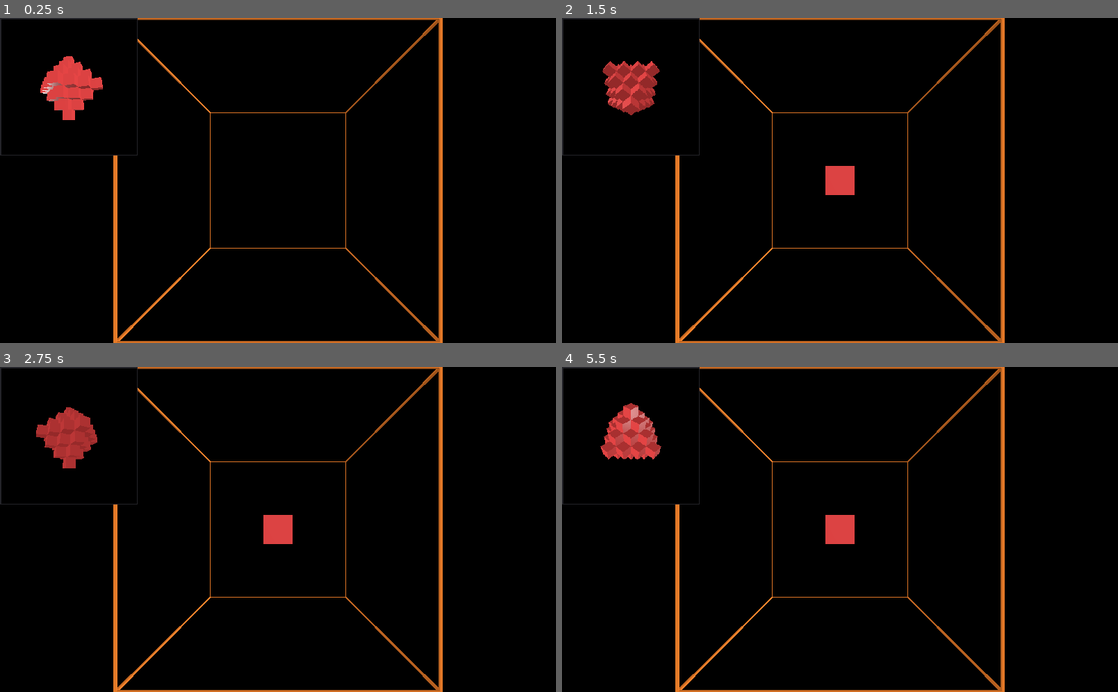
Above: before the commit, frames 1-4 (two rows, left to right).
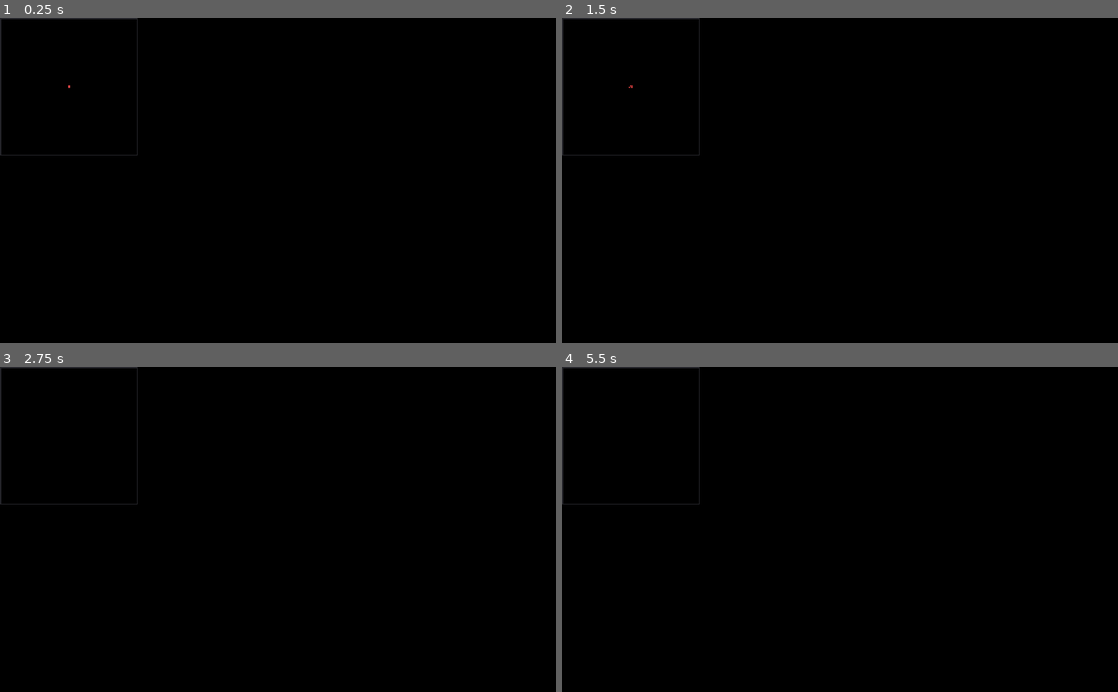
Above: after the commit, the same moments.

Repository: voxelv/blockbeat
Game: Godot game, scene res://main/main.tscn
Same seed, same stepped clock (60 frames per second), same inputs: the game is played once before the commit and once after it.
Inputs (mouse positions are in pixels of both pictures, inside the frame that each line leads up to):
- Up to frame 1 (0.25 s): no input
- Up to frame 2 (1.5 s): tap Enter (ui_accept) at 0.5, 0.77, 1.07 s; move the mouse to (962, 164) at 0.52 s; hold Down (cam_down) 0.53-1.28 s; click (962, 164) at 0.67 s; tap Up (cam_up) at 0.8, 1.35 s; move the mouse to (728, 196) at 1.27 s; click (728, 196) at 1.42 s
- Up to frame 3 (2.75 s): tap Enter (ui_accept) at 1.52, 1.55, 1.82, 2.1 s; move the mouse to (333, 458) at 2.02 s; hold Down (cam_down) from 2.03 s (still down); click (333, 458) at 2.17 s
- Up to frame 4 (5.5 s): move the mouse to (812, 594) at 2.77 s; release Down (cam_down) at 2.78 s; tap Down (cam_down) at 2.85, 4.55 s; click (812, 594) at 2.92 s; tap Enter (ui_accept) at 3.02, 3.32, 3.77, 3.8, 4.07, 4.52, 4.82 s; tap Up (cam_up) at 3.05 s; move the mouse to (1006, 578) at 3.52 s; hold Left (cam_left) 3.53-4.28 s; click (1006, 578) at 3.67 s; move the mouse to (673, 480) at 4.27 s; tap Right (cam_right) at 4.35 s; click (673, 480) at 4.42 s; move the mouse to (867, 529) at 5.02 s; hold Up (cam_up) from 5.03 s (still down); click (867, 529) at 5.17 s

The runs differ from the first frame. In frame 1, 4.0% of the frame differs, in the area x 7-80%, y 0-100%; in frame 2, 4.4%; in frame 3, 4.4%; in frame 4, 4.5%, in the area x 6-80%, y 0-100%.

Commit message:
bounce-in and bounce-out of goal shape

Diff:
--- a/src/main/goal_shape/goal_camera.gd
+++ b/src/main/goal_shape/goal_camera.gd
@@ -7,7 +7,7 @@
 export (float) var min_zoom = 0.4
 export (float, 0.05, 1.0) var zoom_speed = 0.2
 
-var zoom = (max_zoom - min_zoom) / 2.0 + min_zoom
+export (float) var zoom = (max_zoom - min_zoom) / 2.0 + min_zoom
 
 var time_acc = 0
 
--- a/src/main/main.gd
+++ b/src/main/main.gd
@@ -6,14 +6,19 @@
 onready var player_shape = find_node("player_shape") as _shape_manager_pre
 onready var goal_camera = find_node("goal_camera") as _goal_camera_pre
 onready var boundary = find_node("boundary") as _boundary_pre
+onready var animation = find_node("animation") as AnimationPlayer
+
+var size_to_set = shapes_lib.SIZE.THREE
 
 func _ready():
 	randomize()
+	animation.connect("animation_finished", self, "_on_animation_finished")
 	next_shape()
 	player_shape.connect("cubes_changed", self, "_on_player_shape_cubes_changed")
 
 func _process(delta):
-	pass
+	if Input.is_action_just_pressed("ui_accept"):
+		next_shape()
 
 func _on_player_shape_cubes_changed():
 	if shapes_lib.shapes_match(player_shape.cubes.keys(), goal_shape.cubes.keys()):
@@ -21,9 +26,18 @@
 		player_shape.set_shape(shapes_lib.NULL_SHAPE)
 
 func next_shape():
-	var size = shapes_lib.SIZE.values()[randi() % (shapes_lib.SIZE.keys().size()-1) + 1]
-	var shape_list = shapes_lib.shapes[size]
-	var shape_data = shape_list[shape_list.keys()[randi() % len(shape_list.keys())]]
-	goal_shape.set_shape(shape_data)
-	goal_camera.set_zoom_for_size(size)
-	boundary.set_side_len({shapes_lib.SIZE.THREE:3, shapes_lib.SIZE.FIVE:5, shapes_lib.SIZE.SEVEN:7}[size])
+	player_shape.disable_input()
+	animation.play("goal_cam_down")
+#	boundary.set_side_len({shapes_lib.SIZE.THREE:3, shapes_lib.SIZE.FIVE:5, shapes_lib.SIZE.SEVEN:7}[size])
+
+func _on_animation_finished(anim_name:String):
+	if anim_name == "goal_cam_down":
+		var size = shapes_lib.SIZE.values()[randi() % (shapes_lib.SIZE.keys().size()-1) + 1]
+		var shape_list = shapes_lib.shapes[size]
+		var shape_data = shape_list[shape_list.keys()[randi() % len(shape_list.keys())]]
+		animation.play("goal_cam_up")
+		goal_shape.set_shape(shape_data)
+		size_to_set = size
+	elif anim_name == "goal_cam_up":
+		goal_camera.set_zoom_for_size(size_to_set)
+		player_shape.enable_input()
--- a/src/main/main.tscn
+++ b/src/main/main.tscn
@@ -11,6 +11,36 @@
 [ext_resource path="res://main/goal_shape/goal_shape.tscn" type="PackedScene" id=9]
 
 [sub_resource type="World" id=1]
+
+[sub_resource type="Animation" id=2]
+resource_name = "goal_cam_down"
+tracks/0/type = "value"
+tracks/0/path = NodePath("Control2/MarginContainer/Control/ViewportContainer/Viewport/Spatial/goal_camera:zoom")
+tracks/0/interp = 1
+tracks/0/loop_wrap = true
+tracks/0/imported = false
+tracks/0/enabled = true
+tracks/0/keys = {
+"times": PoolRealArray( 0, 1 ),
+"transitions": PoolRealArray( 1, 1 ),
+"update": 0,
+"values": [ 0.9, 50.0 ]
+}
+
+[sub_resource type="Animation" id=3]
+resource_name = "goal_cam_up"
+tracks/0/type = "value"
+tracks/0/path = NodePath("Control2/MarginContainer/Control/ViewportContainer/Viewport/Spatial/goal_camera:zoom")
+tracks/0/interp = 1
+tracks/0/loop_wrap = true
+tracks/0/imported = false
+tracks/0/enabled = true
+tracks/0/keys = {
+"times": PoolRealArray( 0, 1 ),
+"transitions": PoolRealArray( 1, 1 ),
+"update": 0,
+"values": [ 50.0, 0.9 ]
+}
 
 [node name="main" type="Node"]
 script = ExtResource( 1 )
@@ -27,12 +57,12 @@
 [node name="player_shape" parent="." instance=ExtResource( 5 )]
 
 [node name="boundary" parent="." instance=ExtResource( 6 )]
+visible = false
 
 [node name="WorldEnvironment" type="WorldEnvironment" parent="."]
 environment = ExtResource( 7 )
 
 [node name="Control2" type="Control" parent="."]
-editor/display_folded = true
 margin_right = 254.0
 margin_bottom = 254.0
 rect_min_size = Vector2( 254, 254 )
@@ -74,6 +104,7 @@
 [node name="Lighting" parent="Control2/MarginContainer/Control/ViewportContainer/Viewport/Spatial" instance=ExtResource( 3 )]
 
 [node name="goal_camera" parent="Control2/MarginContainer/Control/ViewportContainer/Viewport/Spatial" instance=ExtResource( 8 )]
+zoom = 0.9
 
 [node name="goal_shape" parent="Control2/MarginContainer/Control/ViewportContainer/Viewport/Spatial" instance=ExtResource( 9 )]
 
@@ -98,5 +129,9 @@
 margin_bottom = 44.0
 focus_mode = 0
 text = "-"
+
+[node name="animation" type="AnimationPlayer" parent="."]
+anims/goal_cam_down = SubResource( 2 )
+anims/goal_cam_up = SubResource( 3 )
 [connection signal="pressed" from="Control2/MarginContainer/Control/VBoxContainer/increase_zoom_button" to="Control2/MarginContainer/Control/ViewportContainer/Viewport/Spatial/goal_camera" method="_on_increase_zoom_button_pressed"]
 [connection signal="pressed" from="Control2/MarginContainer/Control/VBoxContainer/decrease_zoom_button" to="Control2/MarginContainer/Control/ViewportContainer/Viewport/Spatial/goal_camera" method="_on_decrease_zoom_button_pressed"]
--- a/src/main/player_shape/player_shape.gd
+++ b/src/main/player_shape/player_shape.gd
@@ -1,4 +1,6 @@
 extends "res://main/shape_manager.gd"
+
+var input_enabled = true
 
 func _process(delta):
 	if Input.is_action_just_pressed("show_shape"):
@@ -10,6 +12,8 @@
 		print(s)
 
 func _unhandled_input(event):
+	if not input_enabled:
+		return
 	if event is InputEventMouseButton:
 		if event.button_index == BUTTON_LEFT:
 			if !event.pressed:
@@ -19,6 +23,8 @@
 					register_cube_click_signal(new_cube, pos)
 
 func _on_cube_area_input_event(camera, event, click_position, click_normal, shape_idx, cube:Spatial, pos:Vector3):
+	if not input_enabled:
+		return
 	if event is InputEventMouseButton:
 		if event.button_index == BUTTON_LEFT:
 			if event.pressed:
@@ -31,6 +37,12 @@
 			if !event.pressed:
 				remove_cube(cube, null)
 
+func enable_input():
+	input_enabled = true
+
+func disable_input():
+	input_enabled = false
+
 func register_cube_click_signal(new_cube:Spatial, pos:Vector3):
 	if new_cube:
 		new_cube.find_node("area").connect("input_event", self, "_on_cube_area_input_event", [new_cube, pos])
--- a/src/util/autoload/shapes_lib.gd
+++ b/src/util/autoload/shapes_lib.gd
@@ -60,6 +60,12 @@
 #	SIZE.NINE: _shapes_9,
 }
 
+var test_shapes = {
+	SIZE.THREE:{0:[[0, 1, -1],[0, 1, 1],[1, 1, 1],[1, 1, 0],[1, 1, -1],[-1, 1, 1],[-1, 1, 0],[-1, 1, -1],[-1, 0, 1],[-1, -1, 1],[0, -1, 1],[1, -1, 1],[-1, -1, 0],[-1, -1, -1],[-1, 0, -1],[0, -1, -1],[1, -1, -1],[1, -1, 0],[1, 0, 1],[1, 0, -1]]},
+	SIZE.FIVE:{0:[[2, 2, 0],[2, 2, 1],[2, 2, 2],[2, 2, -1],[2, 2, -2],[1, 2, -2],[0, 2, -2],[-1, 2, -2],[-2, 2, -2],[1, 2, 2],[0, 2, 2],[-1, 2, 2],[-2, 2, 2],[-2, 2, 1],[-2, 2, 0],[-2, 2, -1],[2, -2, 0],[2, -2, -1],[2, -2, -2],[2, -2, 1],[2, -2, 2],[2, 1, 2],[2, 0, 2],[2, -1, 2],[2, 1, -2],[2, 0, -2],[2, -1, -2],[1, -2, 2],[0, -2, 2],[-1, -2, 2],[-2, -2, 2],[1, -2, -2],[0, -2, -2],[-1, -2, -2],[-2, -2, -2],[-2, -2, 1],[-2, -2, 0],[-2, -2, -1],[-2, 1, 2],[-2, 0, 2],[-2, -1, 2],[-2, 1, -2],[-2, 0, -2],[-2, -1, -2]]},
+	SIZE.SEVEN:{0:[[-3, -3, 3],[-2, -3, 3],[-1, -3, 3],[0, -3, 3],[1, -3, 3],[2, -3, 3],[3, -3, 3],[3, -3, 2],[3, -3, 1],[3, -3, 0],[3, -3, -1],[3, -3, -2],[3, -3, -3],[-3, -3, 2],[-3, -3, 1],[-3, -3, 0],[-3, -3, -1],[-3, -3, -2],[-3, -3, -3],[2, -3, -3],[1, -3, -3],[0, -3, -3],[-2, -3, -3],[-1, -3, -3],[-3, -2, -3],[-3, -1, -3],[-3, 0, -3],[-3, 1, -3],[-3, 2, -3],[-3, 3, -3],[3, -2, -3],[3, -1, -3],[3, 0, -3],[3, 1, -3],[3, 2, -3],[3, 3, -3],[3, -2, 3],[3, -1, 3],[3, 0, 3],[3, 1, 3],[3, 2, 3],[3, 3, 3],[-3, -2, 3],[-3, -1, 3],[-3, 0, 3],[-3, 1, 3],[-3, 2, 3],[-3, 3, 3],[2, 3, 3],[1, 3, 3],[0, 3, 3],[-1, 3, 3],[-2, 3, 3],[2, 3, -3],[1, 3, -3],[0, 3, -3],[-1, 3, -3],[-2, 3, -3],[-3, 3, -2],[-3, 3, -1],[-3, 3, 0],[-3, 3, 1],[-3, 3, 2],[3, 3, -2],[3, 3, -1],[3, 3, 0],[3, 3, 1],[3, 3, 2]]}
+}
+
 func shapes_match(shape1:Array, shape2:Array):
 
 	if len(shape1) != len(shape2):
Not shown: 1 places in src/main/main.tscn that only renumber resources
